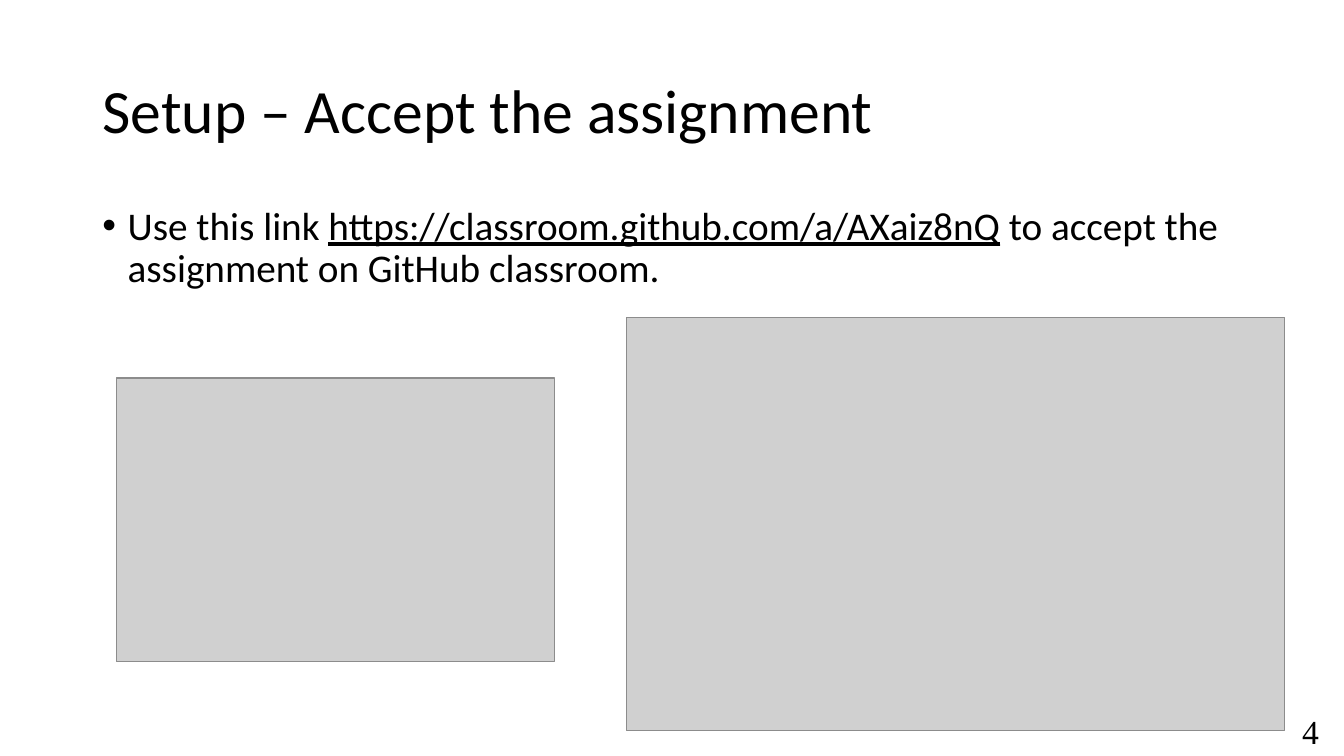
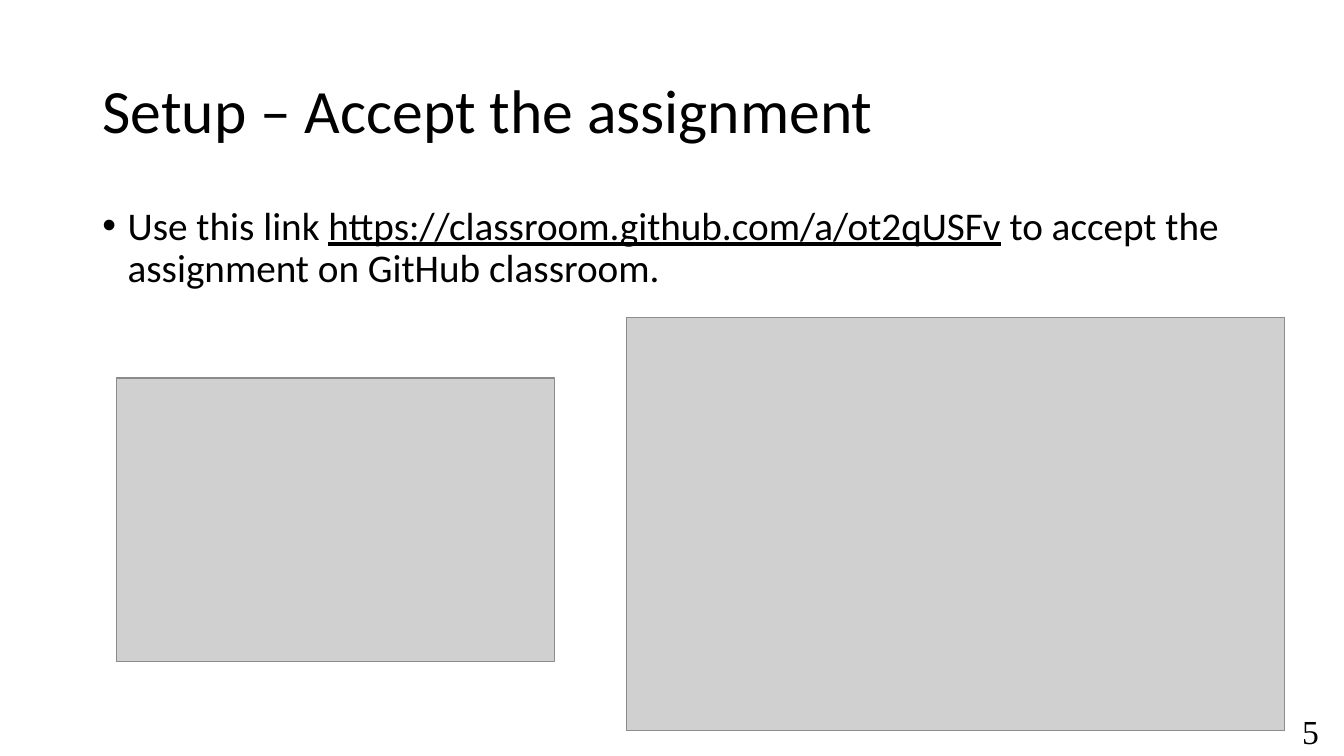
Before and after one commit to antoniobianchi333/cs408, a slide deck: slide 5 of labs/lab1/slides/lab1_intro.pptx (slide 4 before the commit). Drawn at 1344x756 pixels with LibreOffice and Linux fonts; fonts in the diff are those of the drawing; grey boxes stand for pictures. Boxes give left, top, right and bottom in pixels: in the first picture for what was removed or moved away, otherwise in the second. Text is boxed around its words. In the diff, an @@ line names an element or a change of style, - is before the commit and + after.

```diff
--- a/labs/lab1/slides/lab1_intro.pptx
+++ b/labs/lab1/slides/lab1_intro.pptx
@@ text at <box>128,212,1218,289</box>: text changed @@
-• Use this link https://classroom.github.com/a/AXaiz8nQ to accept the assignment on GitHub classroom.
+• Use this link https://classroom.github.com/a/ot2qUSFv to accept the assignment on GitHub classroom.
@@ page number at <box>1302,722,1319,745</box>: text changed @@
-4
+5
```
Also in this commit, not shown: 2 other slides changed, 2 slides added, 2 other files.
